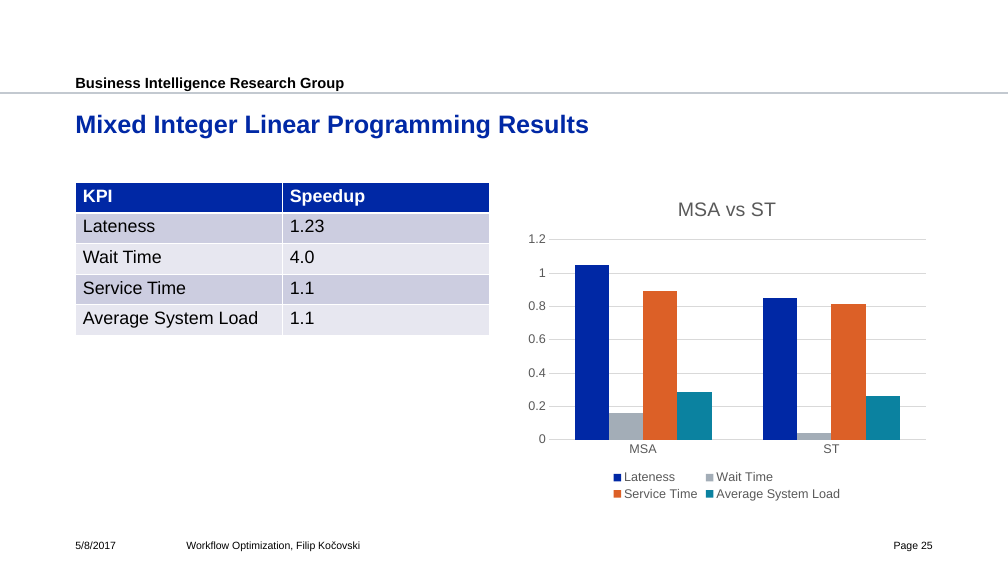
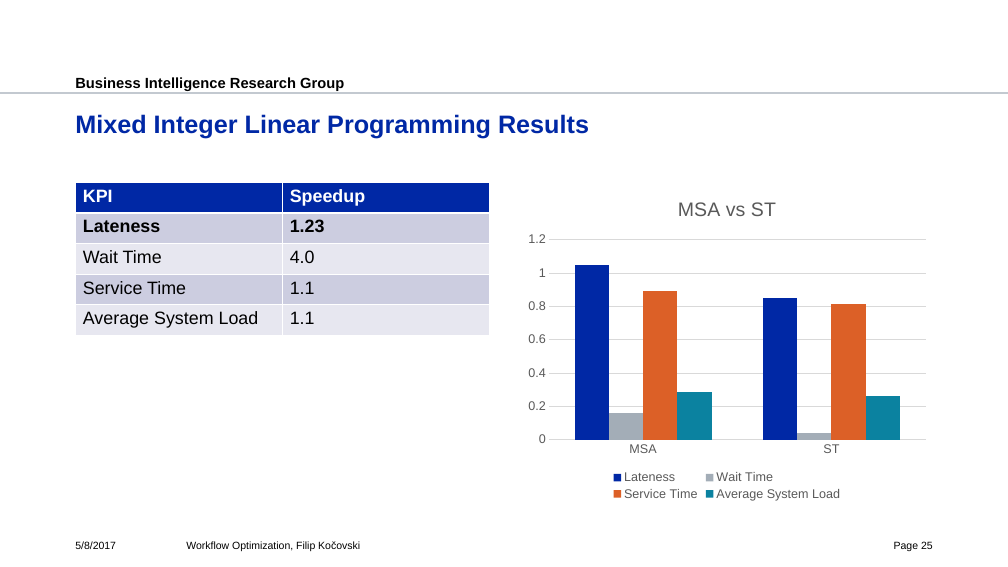
Before and after one commit to fkocovski/mt_presentation, a slide deck: slide 25 of Workflow Optimization.pptx. Drawn at 1008x567 pixels with LibreOffice and Linux fonts; fonts in the diff are those of the drawing; background and template pictures are left out. Boxes give left, top, right and bottom in pixels: in the first picture for what was removed or moved away, otherwise in the second. Text is boxed around its words. In the diff, an @@ line names an element or a change of style, - is before the commit and + after.

Commit message:
final 1.1

```diff
--- a/Workflow Optimization.pptx
+++ b/Workflow Optimization.pptx
@@ table at <box>76,182,490,336</box> @@
@@ bold on in "Lateness", "1.23" @@
```
Also in this commit, not shown: 1 other slide changed.
